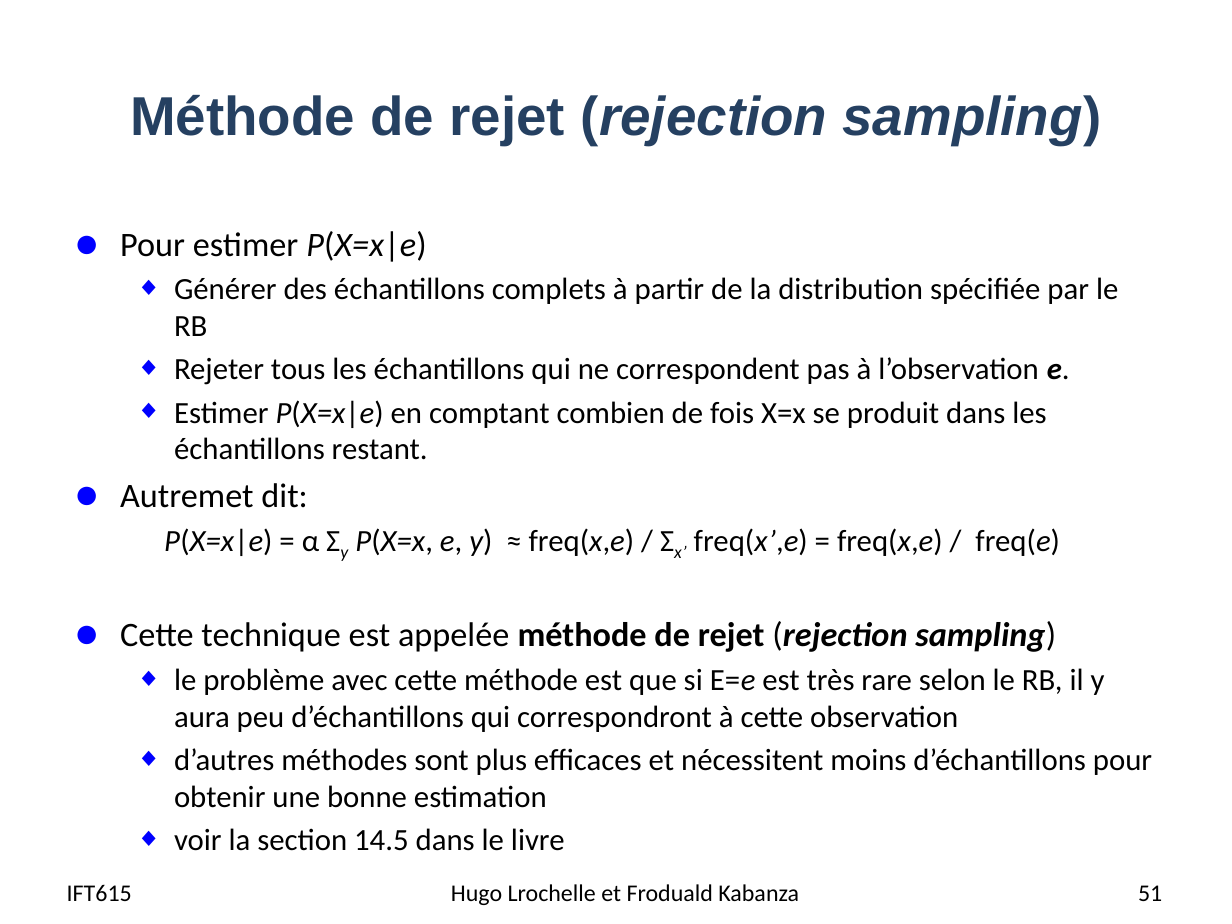
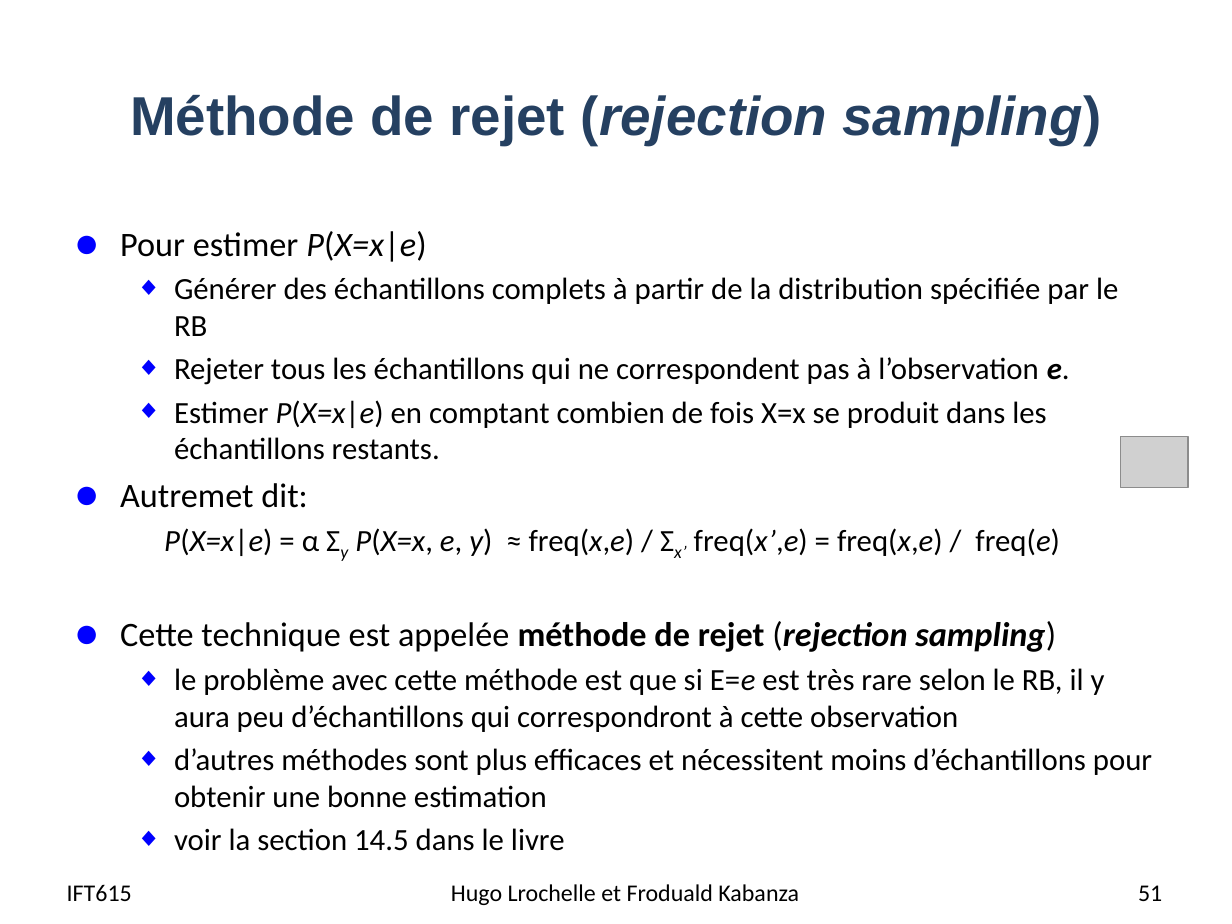
Before and after one commit to djeffkanda/djeffkanda.github.io, a slide deck: slide 51 of ift/assets/slides/ift615-10-Raisonnement probabiliste - reseau bayesien.pptx. Drawn at 1232x924 pixels with LibreOffice and Linux fonts; fonts in the diff are those of the drawing; grey boxes stand for pictures. Boxes give left, top, right and bottom in pixels: in the first picture for what was removed or moved away, otherwise in the second. Text is boxed around its words. In the diff, an @@ line names an element or a change of style, - is before the commit and + after.

```diff
--- a/ift/assets/slides/ift615-10-Raisonnement probabiliste - reseau bayesien.pptx
+++ b/ift/assets/slides/ift615-10-Raisonnement probabiliste - reseau bayesien.pptx
@@ text at (174,400,1046,460): text changed @@
-  ◆ Estimer P(X=x|e) en comptant combien de fois X=x se produit dans les échantillons restant.
+  ◆ Estimer P(X=x|e) en comptant combien de fois X=x se produit dans les échantillons restants.
@@ picture added at (1120,436,1188,487) @@
```
Also in this commit, not shown: 5 other slides changed, 5 other files.
